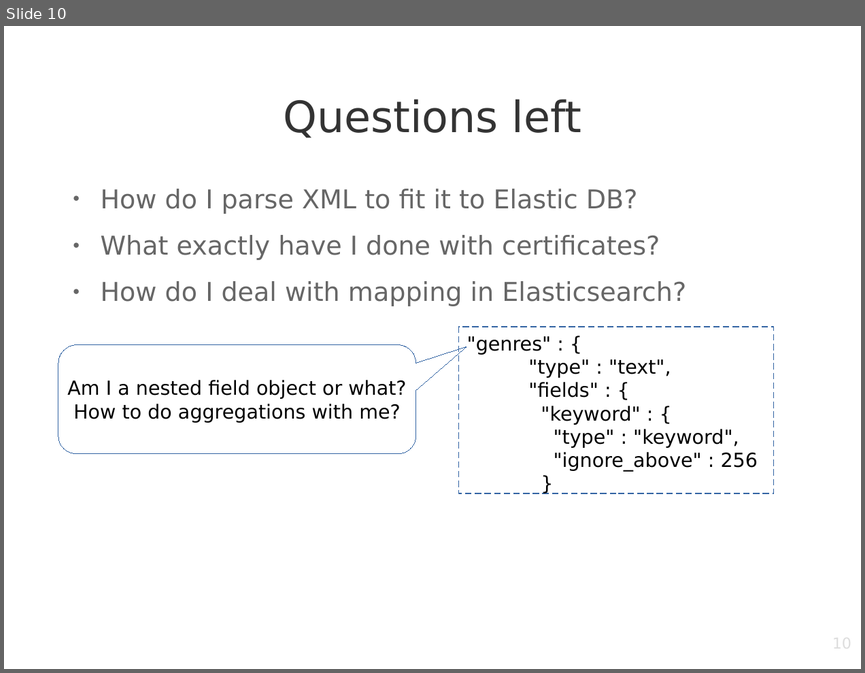
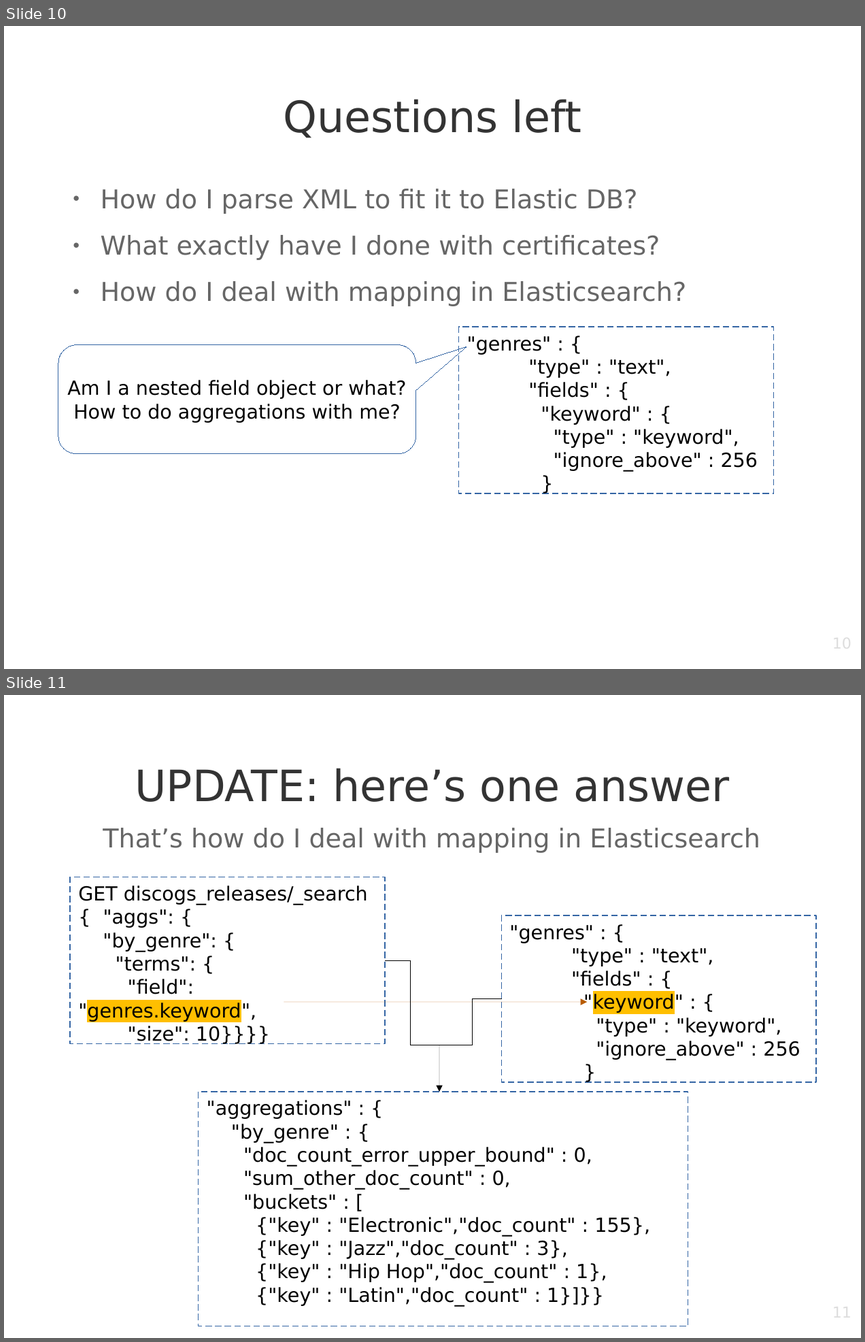
Before and after one commit to djfedos/djfedos-search, a slide deck: elasticsearch-demo/Elasticsearch_presentation.odp. Shown one above the other, each under a label of ours: slide 10 before the commit, slides 10 and 11 after it. The pictures are 865x673 and 865x1342 pixels, drawn with LibreOffice and Linux fonts; fonts in the diff are those of the drawing; background and template pictures are left out. Boxes give left, top, right and bottom in pixels: in the first picture for what was removed or moved away, otherwise in the second. Text is boxed around its words. In the diff, an @@ line names an element or a change of style, - is before the commit and + after.

Commit message:
Solved the problem with arrgegations, add slide and text on it

```diff
--- a/elasticsearch-demo/Elasticsearch_presentation.odp
+++ b/elasticsearch-demo/Elasticsearch_presentation.odp
@@ slide 11 added at bbox=[4, 695, 861, 1338], background picture (left out) @@
@@ title added at bbox=[135, 768, 730, 802], 40 pt, text #333333 @@
+UPDATE: here’s one answer
@@ text added at bbox=[103, 828, 760, 853], 24 pt, text #666666 @@
+That’s how do I deal with mapping in Elasticsearch
@@ rectangle added at bbox=[70, 877, 385, 1043], outline #3465A4 0.99 pt, 18 pt, text #000000 @@
+GET discogs_releases/_search
+{ "aggs": {
+"by_genre": {
+"terms": {
+"field": "genres.keyword",
+"size": 10}}}}
@@ rectangle added at bbox=[502, 916, 817, 1082], outline #3465A4 0.99 pt, 18 pt, text #000000 @@
+"genres" : {
+"type" : "text",
+"fields" : {
+"keyword" : {
+"type" : "keyword",
+"ignore_above" : 256
+}
@@ elbow line added from (385, 960) to (439, 1045), #000000 0 pt @@
@@ elbow line added from (502, 999) to (439, 1045), #000000 0 pt @@
@@ arrow added from (284, 1002) to (587, 1002), #B85C00 0 pt @@
@@ arrow added from (439, 1045) to (439, 1091), #000000 0 pt @@
@@ rectangle added at bbox=[198, 1091, 688, 1325], outline #3465A4 0.99 pt, 18 pt, text #000000 @@
+"aggregations" : {
+"by_genre" : {
+"doc_count_error_upper_bound" : 0,
+"sum_other_doc_count" : 0,
+"buckets" : [
+{"key" : "Electronic","doc_count" : 155},
+{"key" : "Jazz","doc_count" : 3},
+{"key" : "Hip Hop","doc_count" : 1},
+{"key" : "Latin","doc_count" : 1}]}}
@@ page number added at bbox=[653, 1303, 852, 1338], 14 pt, text #DDDDDD @@
+11
```
Also in this commit, not shown: 2 other files.
